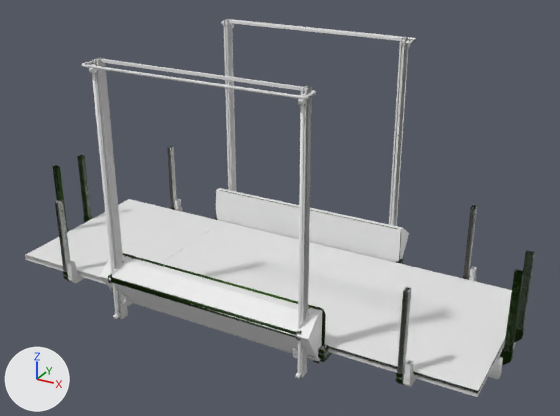
The FBX model two_story_flatbed/meshes/trucks/tuning/triple.fbx: old version first, new version second.
Rendered twice from a 50 mm camera at (0.0388, -0.0941, 0.0628) aimed at (-0.0128, -0.0003, 0.0159). Every picture has the same lights, and +X, +Y and +Z are marked at lower left. Where no turn or scale is listed for an object, it has been applied to the vertices. Vertices at the same position are counted once.

Names of what the first picture shows: 'cdt_Body.001', 'cdt_Lift.001', 'lift2.002', 'main2.001'.
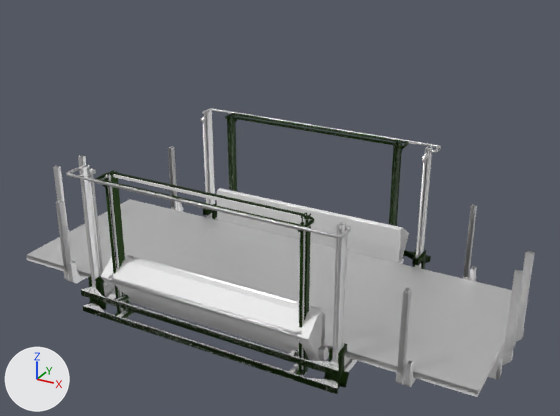
Where the newer file only moved an object's origin or applied its transform, the numbers keep the older frame.

Boxes [x1, y1, x2, y2] around the edits, measured in the pictures (560 x 416 px; the box of a moved part takes in the faces that stretch with it):
'main2.001', deleted
    before: [25, 19, 516, 394]
'main.007', added
    after: [26, 108, 516, 394]
'sublift.001', added (green)
    after: [81, 113, 431, 394]
'cdt_Sublift.001', added
    after: [82, 115, 407, 394]
'cdt_Body.001', deleted
    before: [25, 19, 505, 397]
'cdt_Body.006', added
    after: [26, 112, 505, 397]
part 1 of me_cube_002, moved or reshaped
    before: [168, 146, 174, 197]
    after: [168, 146, 175, 207]
part 2 of me_cube_002, moved or reshaped
    before: [55, 200, 70, 271]
    after: [56, 201, 71, 272]
part 3 of me_cube_002, moved or reshaped
    before: [63, 207, 175, 282]
    after: [64, 207, 176, 282]
part 4 of me_cube_002, moved or reshaped
    before: [77, 155, 91, 218]
    after: [78, 155, 86, 167]
part 5 of me_cube_002, moved or reshaped
    before: [52, 165, 67, 228]
    after: [53, 166, 68, 229]
part 6 of me_cube_002, moved or reshaped
    before: [108, 190, 497, 394]
    after: [109, 190, 497, 394]

What changed in the scene script:
```text
Add mat_lift3_mat:
    mat_lift3_mat = principled_material('lift3_mat')
    mat_lift3_mat.base_color = (0.8, 0.8, 0.8)  # white #e7e7e7
    mat_lift3_mat.metallic = 0.858
Add mat_main3_mat:
    mat_main3_mat = principled_material('main3_mat')
    mat_main3_mat.base_color = (0.8, 0.8, 0.8)  # white #e7e7e7
    mat_main3_mat.metallic = 1.0
Change me_cube_002:
    used by ob_lift2_002; location = (0.0, 0.0, 0.0003)
    remove me_cube_002.from_pydata(...)  # 2132 vertices, 1668 faces; spans x -0.0555..0.0241, y -0.0181..0.0179, z 0.0012..0.0157
    remove me_cube_002.materials.append(mat_lift2_mat)  # dark green #223716
    add me_cube_002.from_pydata(...)  # 2132 vertices, 1668 faces; spans x -0.0554..0.0241, y -0.0181..0.0179, z 0.0012..0.0156
    me_cube_002 part 1: the loose piece of 16 vertices spanning x -0.044..-0.0433, y 0.0138..0.0148, z 0.0036..0.0156 is moved by (0.0002, 0.0, 0.0), in mat_lift3_mat (white #e7e7e7)
    me_cube_002 part 2: the loose piece of 16 vertices spanning x -0.044..-0.0433, y -0.015..-0.0139, z 0.0036..0.0156 is moved by (0.0002, 0.0, 0.0), in mat_lift3_mat (white #e7e7e7)
    me_cube_002 part 3: the loose piece of 120 vertices spanning x -0.0441..-0.0432, y -0.0151..0.015, z 0.0016..0.0038 is moved by (0.0002, 0.0, 0.0), in mat_lift3_mat (white #e7e7e7)
    me_cube_002 part 4: the loose piece of 16 vertices spanning x -0.0554..-0.0544, y 0.0026..0.0033, z 0.0036..0.0157 is moved by (0.0002, 0.0, 0.0), in mat_lift3_mat (white #e7e7e7)
    me_cube_002 part 5: the loose piece of 16 vertices spanning x -0.0554..-0.0544, y -0.0036..-0.0029, z 0.0036..0.0157 is moved by (0.0002, 0.0, 0.0), in mat_lift3_mat (white #e7e7e7)
    me_cube_002 part 6: 292 vertices moved from x -0.0338..-0.03, y -0.0181..0.0178, z 0.0012..0.0094 to x -0.0336..-0.0298, y -0.0181..0.0178, z 0.0012..0.0094; 379 vertices removed from x -0.0342..-0.0301, y -0.0165..0.0178, z 0.0012..0.0094; 379 vertices added at x -0.034..-0.0299, y -0.0165..0.0178, z 0.0012..0.0094
    add me_cube_002.materials.append(mat_lift3_mat)  # white #e7e7e7
Add me_cube_1021:
    me_cube_1021.from_pydata(...)  # 1696 vertices, 1321 faces; spans x -0.0538..0.023, y -0.0186..0.0187, z 0.0..0.0234
Add me_cube_1024:
    me_cube_1024.from_pydata(...)  # 6000 vertices, 4032 faces; spans x -0.0379..0.0059, y -0.0182..0.0183, z 0.0..0.0234
    me_cube_1024.materials.append(mat_lift2_mat)  # dark green #223716
Add me_cube_1026:
    me_cube_1026.from_pydata(...)  # 1224 vertices, 1180 faces; spans x -0.0375..0.0055, y -0.0184..0.0183, z -0.0002..0.0234
Add me_cube_1025:
    me_cube_1025.from_pydata(...)  # 4966 vertices, 2897 faces; spans x -0.0537..0.023, y -0.0186..0.0187, z 0.0..0.0234
    me_cube_1025.materials.append(mat_main3_mat)  # white #e7e7e7
Remove ob_cdt_body_001:
    ob_cdt_body_001 = bpy.data.objects.new('cdt_Body.001', me_cube_003)
    ob_cdt_body_001.location = (0.0, 0.0, 0.0003)
Remove ob_main2_001:
    ob_main2_001 = bpy.data.objects.new('main2.001', me_cube_199)
    ob_main2_001.location = (0.0, 0.0, 0.0003)
Add ob_cdt_body_006:
    ob_cdt_body_006 = bpy.data.objects.new('cdt_Body.006', me_cube_1021)
    ob_cdt_body_006.location = (0.0, 0.0, 0.0)
Add ob_sublift_001:
    ob_sublift_001 = bpy.data.objects.new('sublift.001', me_cube_1024)
    ob_sublift_001.location = (0.0, 0.0, 0.0)
Add ob_cdt_sublift_001:
    ob_cdt_sublift_001 = bpy.data.objects.new('cdt_Sublift.001', me_cube_1026)
    ob_cdt_sublift_001.location = (0.0, 0.0, 0.0)
Add ob_main_007:
    ob_main_007 = bpy.data.objects.new('main.007', me_cube_1025)
    ob_main_007.location = (0.0, 0.0, 0.0)
```
